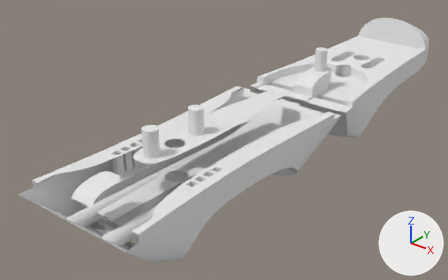
An edit to the Blender file BlenderFiles/RightHand/BrunelRightFinger.blend, drawn before and after from the same camera.
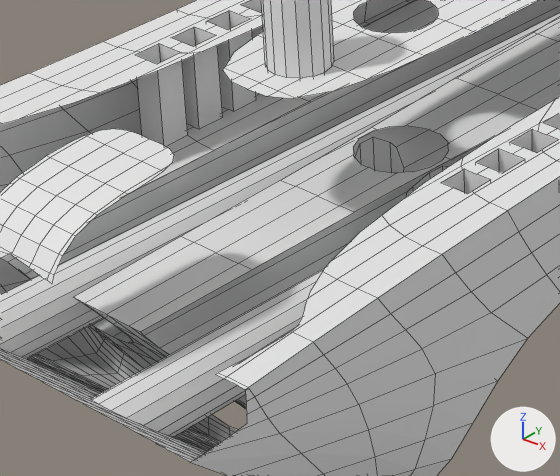
Each version appears first whole from a 50 mm camera at (48.3, -32.7, 36.7) aimed at (-6.9, 36.3, -6.1), and next in a close-up on the part from 18% to 48% of the width and 50% to 91% of the height. Lighting does not change. The marker at lower right points along +X, +Y and +Z. The close-ups show mesh edges as thin lines. The same objects are shown in both versions, whatever each file hides.

The first close-up shows 'Inner Proximal.004'.
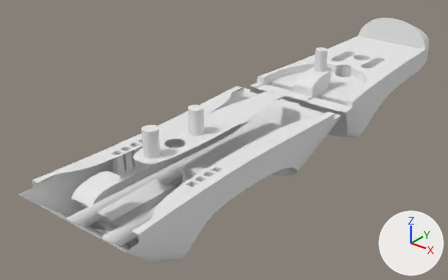
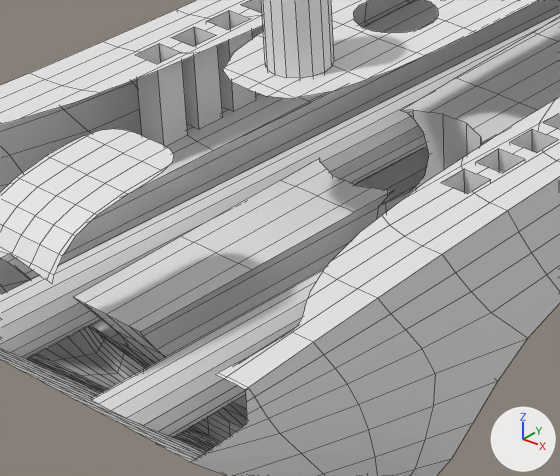
Commit message: fixed 4th finger ligament error

ob_boolean_ligament_for_proximal_target is not drawn itself; it is used by a modifier of ob_inner_proximal_target_004.

Location of each change, [x1, y1, x2, y2] in pixels of the close-ups (560 x 476 px):
'Inner Proximal.004', reshaped, modifiers changed
    both: [0, 0, 560, 476]
part 2 of me_inner_proximal_002, cut back
    before: [76, 299, 246, 409]
    after: [76, 299, 247, 427]

Patch to the scene script:
```diff
--- a/BlenderFiles/RightHand/BrunelRightFinger.blend.py
+++ b/BlenderFiles/RightHand/BrunelRightFinger.blend.py
@@ me_ligament_007 @@
 me_ligament_007.from_pydata(...)  # 252 vertices, 228 faces; spans x 0.0..9.0, y 0.0..60.9, z -2.5..13.9
 # used by ob_boolean_ligament_for_proximal_target; parent = ob_proximal_phalanx_000; location = (0.0, 0.0, 0.0)
 # verts and faces of me_ligament_007; kept vertices keep their numbers, new ones are numbered from 252
 # before: 45 (3.2, 32.2, -0.2), 46 (3.2, 32.2, 0.8), 47 (2.0, 35.7, -0.2), 48 (2.0, 34.7, 0.8), 52 (2.0, 35.5, 0.0)
 # before: 66 (3.2, 32.2, 0.0), 209 (3.2, 32.2, 13.9), 212 (2.0, 34.7, 13.9), 213 (2.3, 33.7, 13.9)
+# me_ligament_007 part 1
+faces += [(46, 209, 213, 212, 48), (46, 48, 52, 66), (45, 66, 52, 47)]
 me_ligament_007.materials.append(mat_boolean_difference)
@@ me_inner_proximal_002 @@
 me_inner_proximal_002.from_pydata(...)  # 89 vertices, 71 faces, 1 loose edge; spans x 0.0..9.0, y 0.5..44.5, z -9.2..2.5
 # used by ob_inner_proximal_004; parent = ob_proximal_phalanx_000; location = (0.0, 0.0, 0.0)
 # verts and faces of me_inner_proximal_002; kept vertices keep their numbers, new ones are numbered from 89
 # before: 29 (3.7, 10.0, -7.7), 31 (0.0, 10.0, -8.2), 58 (0.0, 10.0, -7.1), 59 (0.0, 5.8, -2.2), 60 (3.7, 5.8, -2.2)
+# me_inner_proximal_002 part 2
+delete_vertices([58])  # with the faces that use them
+faces += [(29, 31, 59, 60)]
 me_inner_proximal_002.materials.append(mat_pla_white)
@@ ob_boolean_ligament_for_proximal_target @@
 _m = ob_boolean_ligament_for_proximal_target.modifiers.new('Solidify', 'SOLIDIFY')
-_m.thickness = 0.3
+_m.thickness = 0.5
 _m.offset = 1.0
```
